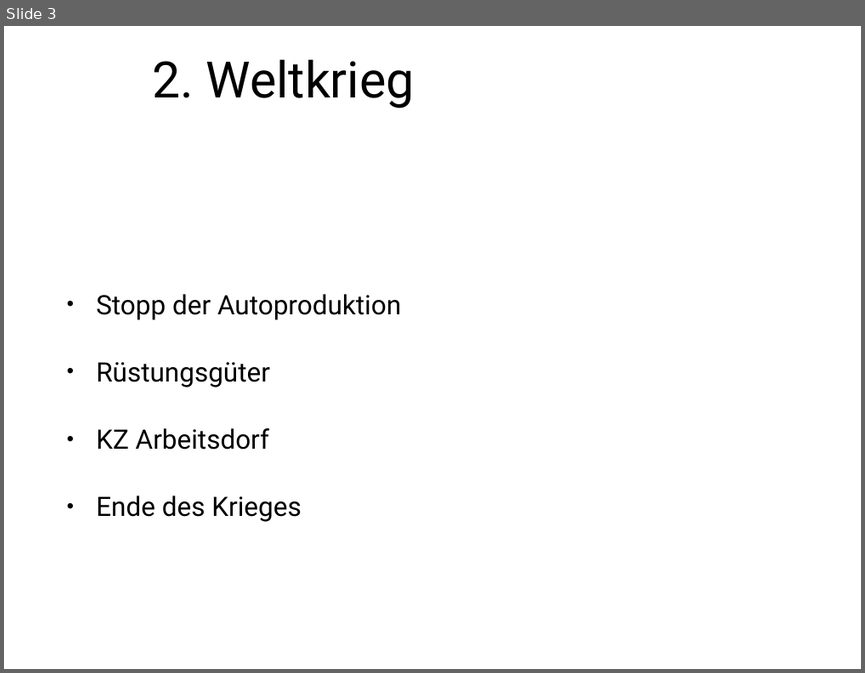
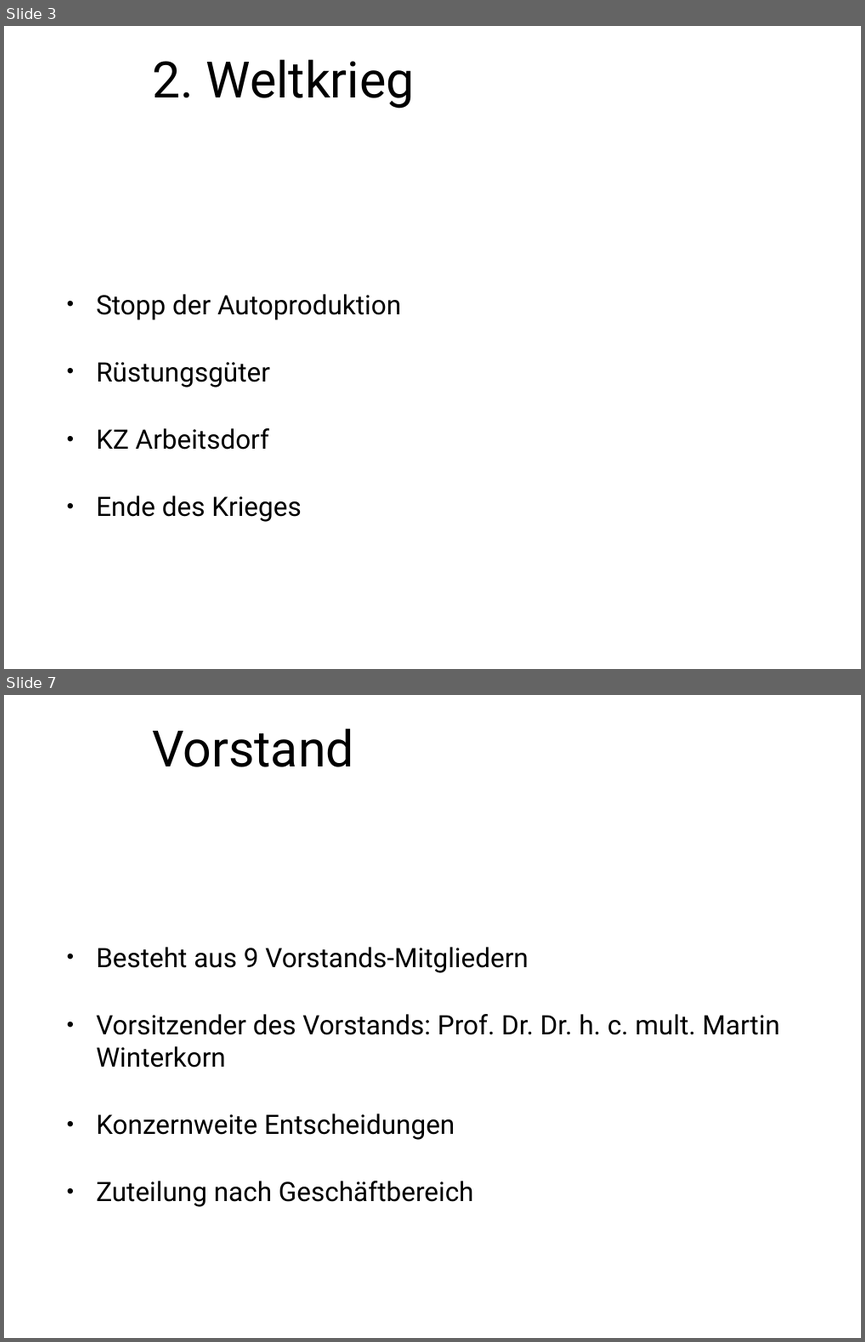
Before and after one commit to hsiegel-tgm/ERPEval, a slide deck: Presentation.pptx. Shown one above the other, each under a label of ours: slide 3 before the commit, slides 3 and 7 after it; the slides between them are not shown. The pictures are 865x673 and 865x1342 pixels, drawn with LibreOffice and Linux fonts; fonts in the diff are those of the drawing; background and template pictures are left out. Boxes give left, top, right and bottom in pixels: in the first picture for what was removed or moved away, otherwise in the second. Text is boxed around its words. In the diff, an @@ line names an element or a change of style, - is before the commit and + after.

```diff
--- a/Presentation.pptx
+++ b/Presentation.pptx
@@ slide 7 added at [4,695,861,1338], background picture (left out) @@
@@ title added at [152,728,354,767], 60 pt, text #000000 @@
+Vorstand
@@ text added at [96,947,779,1207], 32 pt, text #000000 @@
+• Besteht aus 9 Vorstands-Mitgliedern
+• Vorsitzender des Vorstands: Prof. Dr. Dr. h. c. mult. Martin Winterkorn
+• Konzernweite Entscheidungen
+• Zuteilung nach Geschäftbereich
```
Also in this commit, not shown: 2 slides changed, 18 other slides added.
